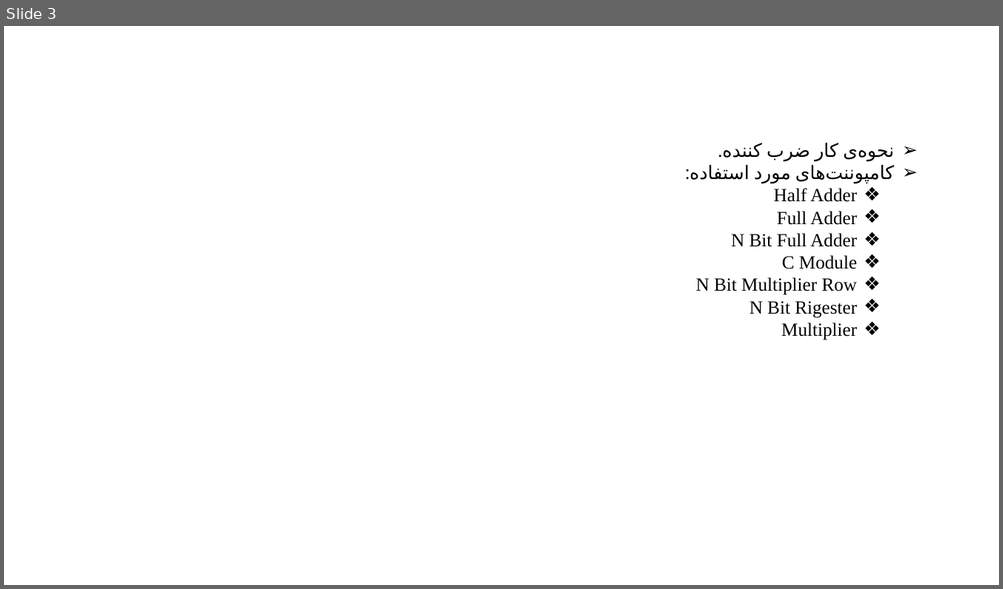
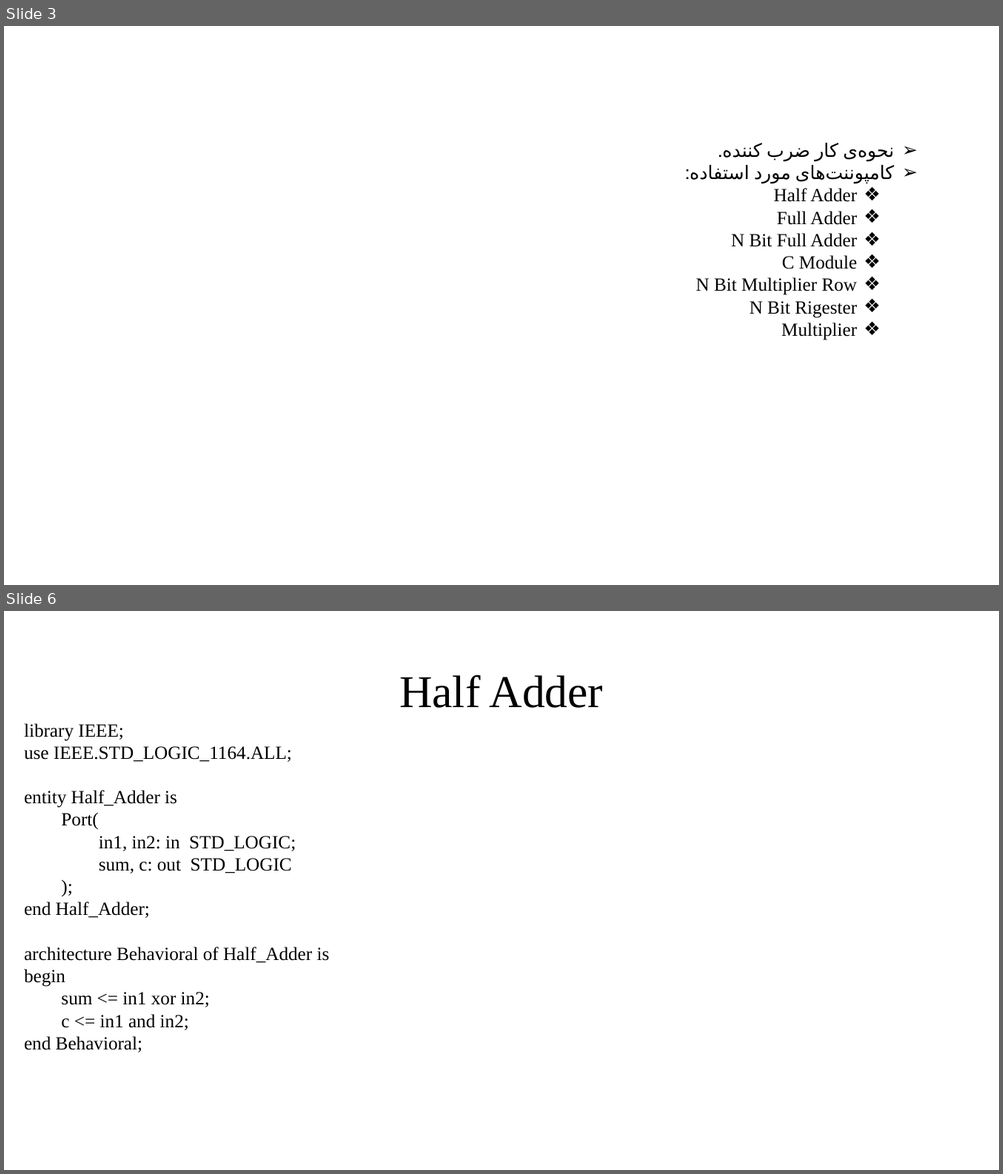
Before and after one commit to RAAvenger/N-Bit-Multiplier, a slide deck: Presentation.pptx. Shown one above the other, each under a label of ours: slide 3 before the commit, slides 3 and 6 after it; the slides between them are not shown. The pictures are 1003x589 and 1003x1174 pixels, drawn with LibreOffice and Linux fonts; fonts in the diff are those of the drawing. Boxes give left, top, right and bottom in pixels: in the first picture for what was removed or moved away, otherwise in the second. Text is boxed around its words. In the diff, an @@ line names an element or a change of style, - is before the commit and + after.

```diff
--- a/Presentation.pptx
+++ b/Presentation.pptx
@@ slide 6 added at (x1=4, y1=611, x2=999, y2=1170), background #FFFFFF @@
@@ title added at (x1=399, y1=675, x2=603, y2=708), 44 pt, text #000000 @@
+Half Adder
@@ text added at (x1=24, y1=723, x2=330, y2=1053), 18 pt, text #000000 @@
+library IEEE;
+use IEEE.STD_LOGIC_1164.ALL;
+entity Half_Adder is
+Port(
+in1, in2: in STD_LOGIC;
+sum, c: out STD_LOGIC
+);
+end Half_Adder;
+architecture Behavioral of Half_Adder is
+begin
+sum <= in1 xor in2;
+c <= in1 and in2;
+end Behavioral;
```
Also in this commit, not shown: 2 slides changed, 17 other slides added, 5 other files.
